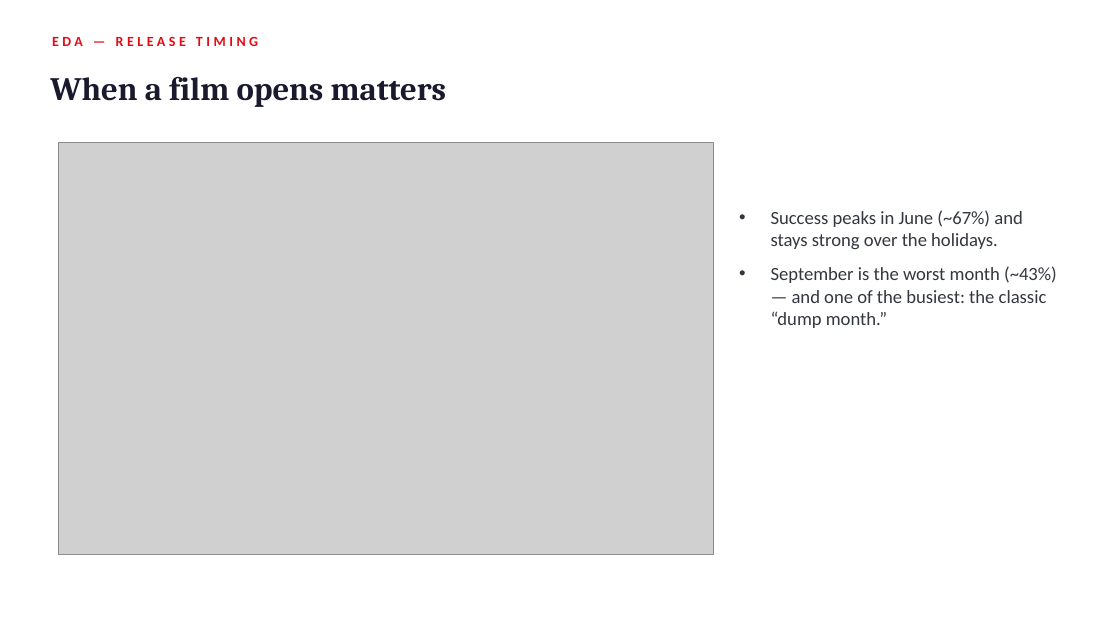
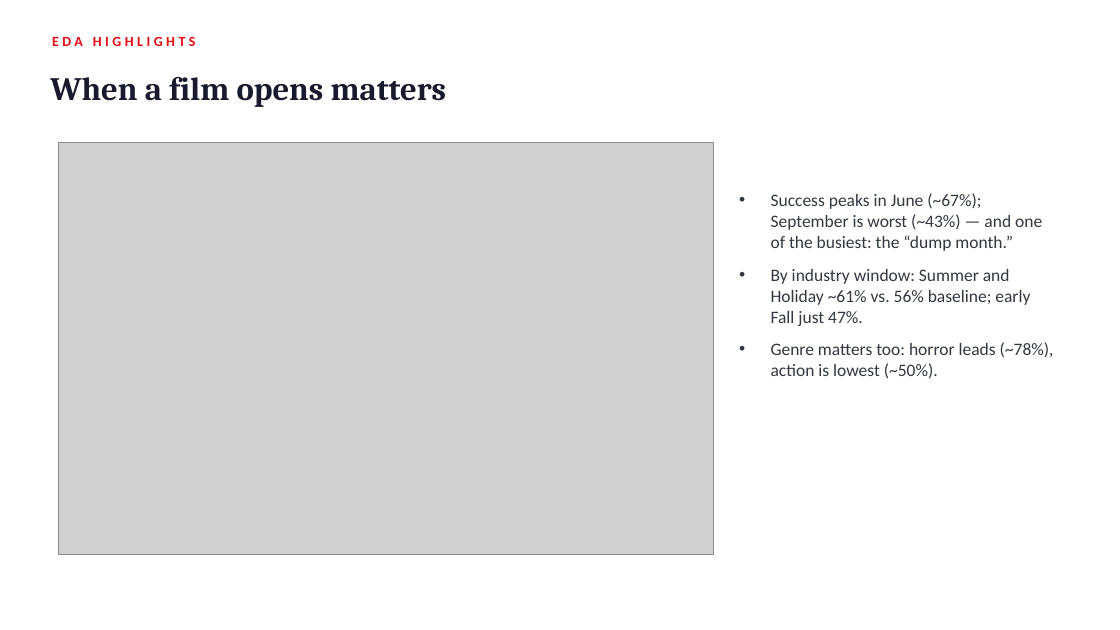
Before and after one commit to bdspeicher12/UMBC-DATA606-Capstone, a slide deck: slide 6 of docs/final_presentation.pptx (slide 8 before the commit). Drawn at 1120x630 pixels with LibreOffice and Linux fonts; fonts in the diff are those of the drawing; grey boxes stand for pictures. Boxes give left, top, right and bottom in pixels: in the first picture for what was removed or moved away, otherwise in the second. Text is boxed around its words. In the diff, an @@ line names an element or a change of style, - is before the commit and + after.

```diff
--- a/docs/final_presentation.pptx
+++ b/docs/final_presentation.pptx
@@ text at (x1=52, y1=37, x2=196, y2=46): text changed @@
-EDA — RELEASE TIMING
+EDA HIGHLIGHTS
@@ text at (x1=771, y1=193, x2=1054, y2=379): text changed; size 16 to 15 pt @@
-• Success peaks in June (~67%) and stays strong over the holidays.
-• September is the worst month (~43%) — and one of the busiest: the classic “dump month.”
+• Success peaks in June (~67%); September is worst (~43%) — and one of the busiest: the “dump month.”
+• By industry window: Summer and Holiday ~61% vs. 56% baseline; early Fall just 47%.
+• Genre matters too: horror leads (~78%), action is lowest (~50%).
```
Also in this commit, not shown: 8 other slides changed, 4 slides added, 4 slides removed, 2 other files.
